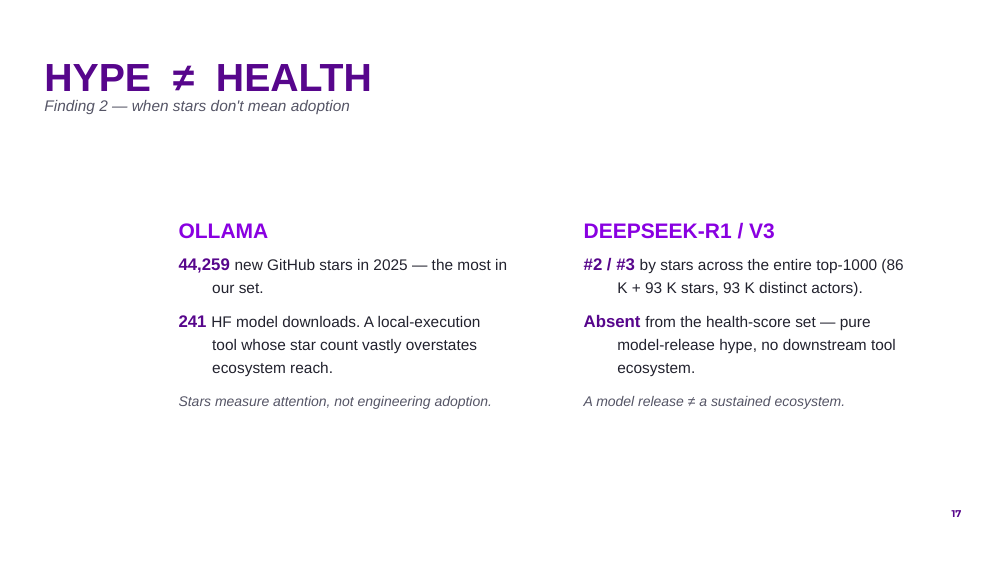
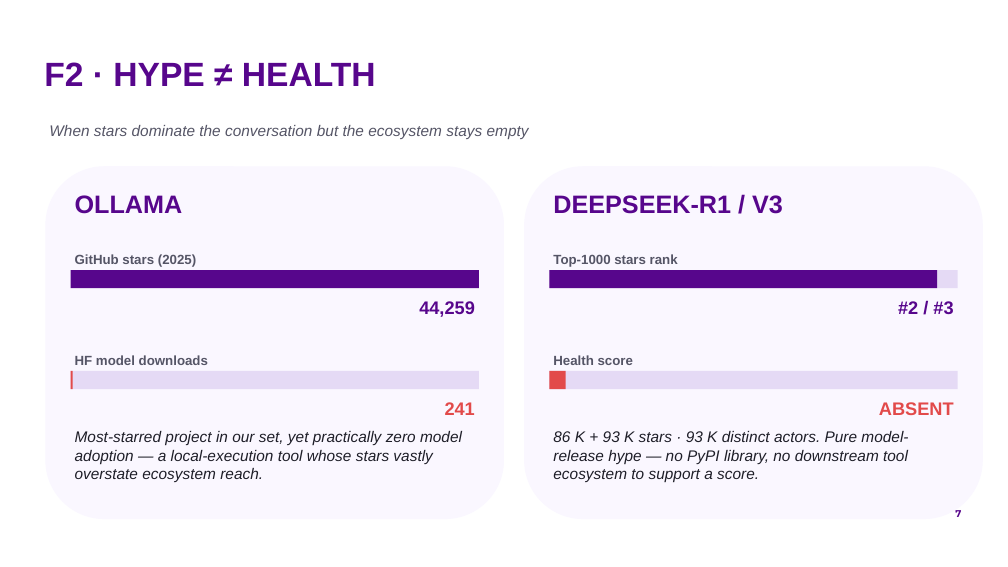
Before and after one commit to by2566-hash/OSS_Pulse, a slide deck: slide 7 of report/presentation/group9_oss_pulse.pptx (slide 17 before the commit). Drawn at 1008x567 pixels with LibreOffice and Linux fonts; fonts in the diff are those of the drawing; background and template pictures are left out. Boxes give left, top, right and bottom in pixels: in the first picture for what was removed or moved away, otherwise in the second. Text is boxed around its words. In the diff, an @@ line names an element or a change of style, - is before the commit and + after.

```diff
--- a/report/presentation/group9_oss_pulse.pptx
+++ b/report/presentation/group9_oss_pulse.pptx
@@ title at [44,62,376,86]: text changed; size 11 to 24 pt; text colour #555566 to #57068C; bold on; italic off @@
-HYPE ≠ HEALTH
-Finding 2 — when stars don't mean adoption
+F2 · HYPE ≠ HEALTH
@@ text added at [49,125,529,139], 11 pt, text #555566, italic @@
+When stars dominate the conversation but the ecosystem stays empty
@@ rounded rectangle added at [45,166,504,519], fill #FAF7FF @@
@@ rounded rectangle added at [524,166,983,519], fill #FAF7FF @@
@@ text added at [75,195,183,214], 18 pt, text #57068C, bold @@
+OLLAMA
@@ text added at [553,195,783,214], 18 pt, text #57068C, bold @@
+DEEPSEEK-R1 / V3
@@ text removed at [179,223,507,409] @@
-OLLAMA
-44,259 new GitHub stars in 2025 — the most in our set.
-241 HF model downloads. A local-execution tool whose star count vastly overstates ecosystem reach.
-Stars measure attention, not engineering adoption.
@@ text removed at [584,223,903,409] @@
-DEEPSEEK-R1 / V3
-#2 / #3 by stars across the entire top-1000 (86 K + 93 K stars, 93 K distinct actors).
-Absent from the health-score set — pure model-release hype, no downstream tool ecosystem.
-A model release ≠ a sustained ecosystem.
@@ text added at [75,254,196,267], 9.5 pt, text #555566, bold @@
+GitHub stars (2025)
@@ text added at [553,254,678,267], 9.5 pt, text #555566, bold @@
+Top-1000 stars rank
@@ rectangle added at [71,270,479,288], fill #57068C @@
@@ rectangle added at [549,270,958,288], fill #E5DAF5 @@
@@ rectangle added at [549,270,937,288], fill #57068C @@
@@ text added at [419,301,475,317], 13 pt, text #57068C, bold @@
+44,259
@@ text added at [898,301,953,315], 13 pt, text #57068C, bold @@
+#2 / #3
@@ text added at [75,355,208,365], 9.5 pt, text #555566, bold @@
+HF model downloads
@@ text added at [553,355,633,365], 9.5 pt, text #555566, bold @@
+Health score
@@ rectangle added at [71,371,479,389], fill #E5DAF5 @@
@@ rectangle added at [71,371,73,389], fill #E24A4A @@
@@ rectangle added at [549,371,958,389], fill #E5DAF5 @@
@@ rectangle added at [549,371,565,389], fill #E24A4A @@
@@ text added at [445,402,475,415], 13 pt, text #E24A4A, bold @@
+241
@@ text added at [879,402,954,415], 13 pt, text #E24A4A, bold @@
+ABSENT
@@ text added at [75,431,462,482], 11 pt, text #1E1E28, italic @@
+Most-starred project in our set, yet practically zero model adoption — a local-execution tool whose stars vastly overstate ecosystem reach.
@@ text added at [553,431,908,483], 11 pt, text #1E1E28, italic @@
+86 K + 93 K stars · 93 K distinct actors. Pure model-release hype — no PyPI library, no downstream tool ecosystem to support a score.
@@ page number at [955,510,961,517]: text changed @@
-17
+7
```
Also in this commit, not shown: 4 other slides changed, 10 slides added, 20 slides removed, 21 other files.
